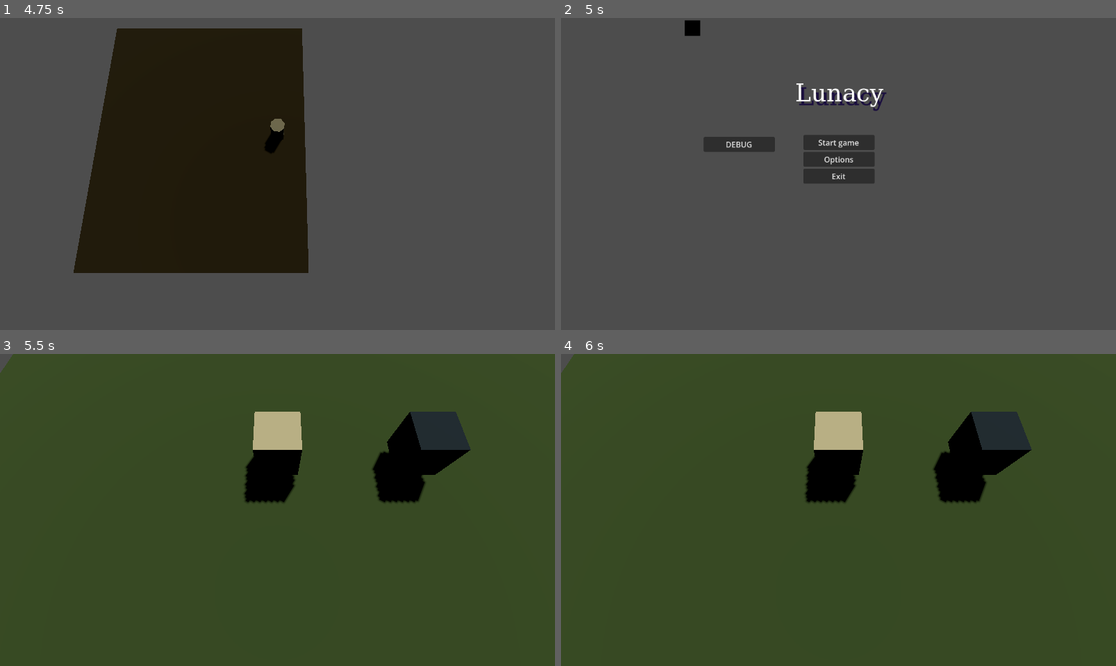
Above: before the commit, frames 1-4 (two rows, left to right).
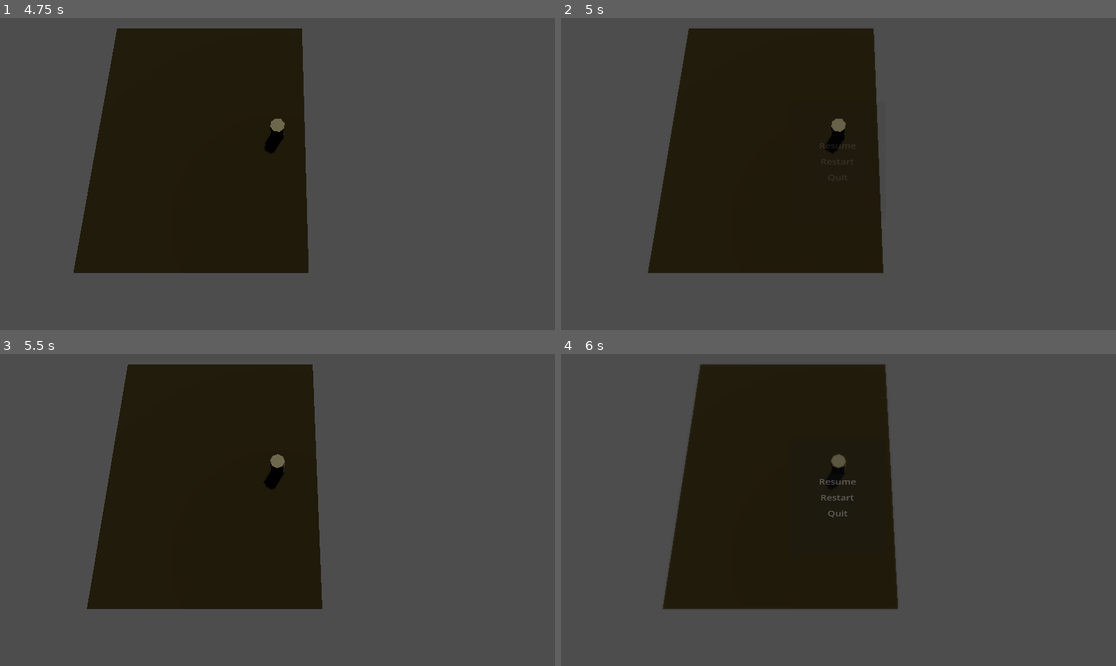
Above: after the commit, the same moments.

Repository: Sufforine/lunacy
Game: Godot game, scene res://scenes/main_menu.tscn
The game is run twice, just before and just after one commit, with the same random seed, the same clock (stepped at 60 frames per second) and the same inputs. Video files are missing from this copy of the repository; at most half a second of black plays in their place.
Inputs (mouse positions are in pixels of both pictures, inside the frame that each line leads up to):
- Up to frame 1 (4.75 s): click "DEBUG" at 0.5 s; tap Enter at 1.25 s; move the mouse to (399, 158) at 1.27 s; hold D (move_right) 1.28-2.03 s; click (399, 158) at 1.42 s; move the mouse to (166, 189) at 2.02 s; hold S (move_backward) 2.03-2.78 s; click (166, 189) at 2.17 s; move the mouse to (333, 105) at 2.77 s; hold D (move_right) 2.78-3.53 s; click (333, 105) at 2.92 s; move the mouse to (249, 236) at 3.52 s; hold W (move_forward) 3.53-4.28 s; click (249, 236) at 3.67 s; move the mouse to (444, 220) at 4.27 s; hold A (move_left) from 4.28 s (still down); click (444, 220) at 4.42 s
- Up to frame 2 (5 s): keep holding A (move_left); tap Escape (ui_cancel) at 4.9 s
- Up to frame 3 (5.5 s): release A (move_left) at 5 s; click (277, 481) at 5 s, where only the run after the commit has a clickable "Resume"
- Up to frame 4 (6 s): tap Space at 5.75 s; move the mouse to (672, 463) at 5.77 s; hold A (move_left) from 5.78 s (still down); click (672, 463) at 5.92 s

Frame 1 is identical in both runs. In frame 2, 30% of the frame differs, in the area x 15-59%, y 0-82%; in frame 3, 100%; in frame 4, 100%, in the area x 0-100%, y 0-100%.

Commit message:
Добавлена меню паузы с анимацией. Пауза осталась от гайда, можно будет её просто убрать в файле pause.gd. сделана анимация появления меню паузы, и кнопки возобновить и выйти, которая выкидывает в хаб, а не закрывает игру полностью. Кнопка рестарт не работает

Diff:
--- a/Player/player.gd
+++ b/Player/player.gd
@@ -45,7 +45,3 @@
 		var target_rot_y = atan2(target_dir.x, target_dir.z)
 		var current_rot_y = rotation.y
 		rotation.y = lerp_angle(current_rot_y, target_rot_y, 1.0 - pow(0.001, delta * ease_speed))
-
-func _unhandled_input(event: InputEvent) -> void:
-	if event.is_action_pressed("ui_cancel"):
-		get_tree().change_scene_to_file("res://scenes/main_menu.tscn")
--- /dev/null
+++ b/Scripts/MainMenu/Pause.gd
@@ -0,0 +1,29 @@
+extends Control
+func _ready():
+	$AnimationPlayer.play("RESET")
+
+func resume():
+	get_tree().paused = false
+	$AnimationPlayer.play_backwards("blur_menu")
+
+func pause():
+	get_tree().paused = true
+	$AnimationPlayer.play("blur_menu")
+
+func testEsc():
+	if Input.is_action_just_pressed("esc") and !get_tree().paused:
+		pause()
+	elif Input.is_action_just_pressed("esc") and get_tree().paused:
+		resume()
+
+
+func _on_resume_pressed():
+	resume()
+
+
+func _on_quit_pressed():
+	resume()
+	get_tree().change_scene_to_file("res://scenes/hub.tscn")
+
+func _process(delta):
+	testEsc()
--- /dev/null
+++ b/Scripts/MainMenu/options.gd
@@ -0,0 +1,19 @@
+extends Control
+
+
+# Called when the node enters the scene tree for the first time.
+func _ready() -> void:
+	pass # Replace with function body.
+
+
+# Called every frame. 'delta' is the elapsed time since the previous frame.
+func _process(delta: float) -> void:
+	pass
+
+func _unhandled_input(event: InputEvent) -> void:
+	if event.is_action_pressed("ui_cancel"):
+		get_tree().change_scene_to_file("res://scenes/main_menu.tscn")
+
+
+func _on_button_pressed() -> void:
+		get_tree().change_scene_to_file("res://scenes/main_menu.tscn")
--- /dev/null
+++ b/assets/shaders/pause_menu.gdshader
@@ -0,0 +1,9 @@
+shader_type canvas_item;
+uniform sampler2D SCREEN_TEXTURE: hint_screen_texture, filter_linear_mipmap;
+
+uniform float lod: hint_range(0.0, 5) = 0.0;
+
+void fragment(){
+	vec4 color = texture(SCREEN_TEXTURE, SCREEN_UV, lod);
+	COLOR = color;
+}
--- a/project.godot
+++ b/project.godot
@@ -41,6 +41,11 @@
 "events": [Object(InputEventKey,"resource_local_to_scene":false,"resource_name":"","device":-1,"window_id":0,"alt_press …(192 unchanged characters)…
 ]
 }
+esc={
+"deadzone": 0.2,
+"events": [Object(InputEventKey,"resource_local_to_scene":false,"resource_name":"","device":0,"window_id":0,"alt_pressed":false,"shift_pressed":false,"ctrl_pressed":false,"meta_pressed":false,"pressed":false,"keycode":0,"physical_keycode":4194305,"key_label":0,"unicode":0,"location":0,"echo":false,"script":null)
+]
+}
 
 [physics]
 
--- a/scenes/mission.tscn
+++ b/scenes/mission.tscn
@@ -2,6 +2,7 @@
 
 [ext_resource type="Script" uid="uid://bcu0tkuixafso" path="res://Player/player.gd" id="1_nbcaj"]
 [ext_resource type="PackedScene" uid="uid://bl2yw82b40qvk" path="res://Scripts/Camera/camera.tscn" id="2_uxhhj"]
+[ext_resource type="PackedScene" uid="uid://brq3t758nrchs" path="res://scenes/pause_menu.tscn" id="3_cv0tx"]
 
 [sub_resource type="StandardMaterial3D" id="StandardMaterial3D_nbcaj"]
 albedo_color = Color(0.15762597, 0.13005483, 0.06703506, 1)
@@ -38,3 +39,7 @@
 [node name="CameraRig" parent="Player" unique_id=269756323 node_paths=PackedStringArray("player") instance=ExtResource("2_uxhhj")]
 top_level = true
 player = NodePath("..")
+
+[node name="CanvasLayer" type="CanvasLayer" parent="." unique_id=1811784069]
+
+[node name="pause_menu" parent="CanvasLayer" unique_id=1310243284 instance=ExtResource("3_cv0tx")]
--- /dev/null
+++ b/scenes/options.tscn
@@ -0,0 +1,29 @@
+[gd_scene format=3 uid="uid://b1vqommemp5ny"]
+
+[ext_resource type="Script" uid="uid://j84iiehk3v15" path="res://Scripts/MainMenu/options.gd" id="1_c2u1v"]
+
+[node name="Control" type="Control" unique_id=539680589]
+layout_mode = 3
+anchors_preset = 15
+anchor_right = 1.0
+anchor_bottom = 1.0
+grow_horizontal = 2
+grow_vertical = 2
+script = ExtResource("1_c2u1v")
+
+[node name="Button" type="Button" parent="." unique_id=208119256]
+layout_mode = 1
+anchors_preset = 8
+anchor_left = 0.5
+anchor_top = 0.5
+anchor_right = 0.5
+anchor_bottom = 0.5
+offset_left = -21.0
+offset_top = -15.5
+offset_right = 21.0
+offset_bottom = 15.5
+grow_horizontal = 2
+grow_vertical = 2
+text = "Quit"
+
+[connection signal="pressed" from="Button" to="." method="_on_button_pressed"]
--- /dev/null
+++ b/scenes/pause_menu.tscn
@@ -0,0 +1,132 @@
+[gd_scene format=3 uid="uid://brq3t758nrchs"]
+
+[ext_resource type="Script" uid="uid://cd2arqexfovyv" path="res://Scripts/MainMenu/Pause.gd" id="1_myx47"]
+[ext_resource type="Shader" uid="uid://cuq0a2c7avody" path="res://assets/shaders/pause_menu.gdshader" id="1_n87rw"]
+
+[sub_resource type="ShaderMaterial" id="ShaderMaterial_myx47"]
+shader = ExtResource("1_n87rw")
+shader_parameter/lod = 0.0
+
+[sub_resource type="Animation" id="Animation_n87rw"]
+length = 0.001
+tracks/0/type = "value"
+tracks/0/imported = false
+tracks/0/enabled = true
+tracks/0/path = NodePath("ColorRect:material:shader_parameter/lod")
+tracks/0/interp = 1
+tracks/0/loop_wrap = true
+tracks/0/keys = {
+"times": PackedFloat32Array(0),
+"transitions": PackedFloat32Array(1),
+"update": 0,
+"values": [0.0]
+}
+tracks/1/type = "value"
+tracks/1/imported = false
+tracks/1/enabled = true
+tracks/1/path = NodePath("PanelContainer:modulate")
+tracks/1/interp = 1
+tracks/1/loop_wrap = true
+tracks/1/keys = {
+"times": PackedFloat32Array(0),
+"transitions": PackedFloat32Array(1),
+"update": 0,
+"values": [Color(1, 1, 1, 0)]
+}
+
+[sub_resource type="Animation" id="Animation_myx47"]
+resource_name = "blur_menu"
+length = 0.3
+tracks/0/type = "value"
+tracks/0/imported = false
+tracks/0/enabled = true
+tracks/0/path = NodePath("ColorRect:material:shader_parameter/lod")
+tracks/0/interp = 1
+tracks/0/loop_wrap = true
+tracks/0/keys = {
+"times": PackedFloat32Array(0, 0.3),
+"transitions": PackedFloat32Array(1, 1),
+"update": 0,
+"values": [0.0, 0.800000038]
+}
+tracks/1/type = "value"
+tracks/1/imported = false
+tracks/1/enabled = true
+tracks/1/path = NodePath("PanelContainer:modulate")
+tracks/1/interp = 1
+tracks/1/loop_wrap = true
+tracks/1/keys = {
+"times": PackedFloat32Array(0, 0.3),
+"transitions": PackedFloat32Array(1, 1),
+"update": 0,
+"values": [Color(1, 1, 1, 0), Color(1, 1, 1, 0.6862745)]
+}
+
+[sub_resource type="AnimationLibrary" id="AnimationLibrary_kukqi"]
+_data = {
+&"RESET": SubResource("Animation_n87rw"),
+&"blur_menu": SubResource("Animation_myx47")
+}
+
+[node name="pause_menu" type="Control" unique_id=1310243284]
+process_mode = 3
+layout_mode = 3
+anchors_preset = 15
+anchor_right = 1.0
+anchor_bottom = 1.0
+grow_horizontal = 2
+grow_vertical = 2
+scale = Vector2(0.997, 1)
+script = ExtResource("1_myx47")
+
+[node name="ColorRect" type="ColorRect" parent="." unique_id=209182754]
+material = SubResource("ShaderMaterial_myx47")
+layout_mode = 1
+anchors_preset = 15
+anchor_right = 1.0
+anchor_bottom = 1.0
+grow_horizontal = 2
+grow_vertical = 2
+
+[node name="PanelContainer" type="PanelContainer" parent="." unique_id=1097640516]
+modulate = Color(1, 1, 1, 0)
+layout_mode = 1
+anchors_preset = 8
+anchor_left = 0.5
+anchor_top = 0.5
+anchor_right = 0.5
+anchor_bottom = 0.5
+offset_left = -100.0
+offset_top = -150.0
+offset_right = 100.0
+offset_bottom = 150.0
+grow_horizontal = 2
+grow_vertical = 2
+scale = Vector2(1, 0.824)
+
+[node name="VBoxContainer" type="VBoxContainer" parent="PanelContainer" unique_id=217624345]
+layout_mode = 2
+size_flags_horizontal = 4
+alignment = 1
+
+[node name="Resume" type="Button" parent="PanelContainer/VBoxContainer" unique_id=1800363960]
+layout_mode = 2
+theme_override_font_sizes/font_size = 20
+text = "Resume
+"
+
+[node name="Restart" type="Button" parent="PanelContainer/VBoxContainer" unique_id=1772588337]
+layout_mode = 2
+theme_override_font_sizes/font_size = 20
+text = "Restart"
+
+[node name="Quit" type="Button" parent="PanelContainer/VBoxContainer" unique_id=1153455976]
+layout_mode = 2
+theme_override_font_sizes/font_size = 20
+text = "Quit"
+
+[node name="AnimationPlayer" type="AnimationPlayer" parent="." unique_id=1058575195]
+libraries/ = SubResource("AnimationLibrary_kukqi")
+
+[connection signal="pressed" from="PanelContainer/VBoxContainer/Resume" to="." method="_on_resume_pressed"]
+[connection signal="pressed" from="PanelContainer/VBoxContainer/Quit" to="." method="_on_quit_pressed"]
Not shown, added: Scripts/MainMenu/Pause.gd.uid
Not shown, added: Scripts/MainMenu/options.gd.uid
Not shown, added: assets/shaders/pause_menu.gdshader.uid
